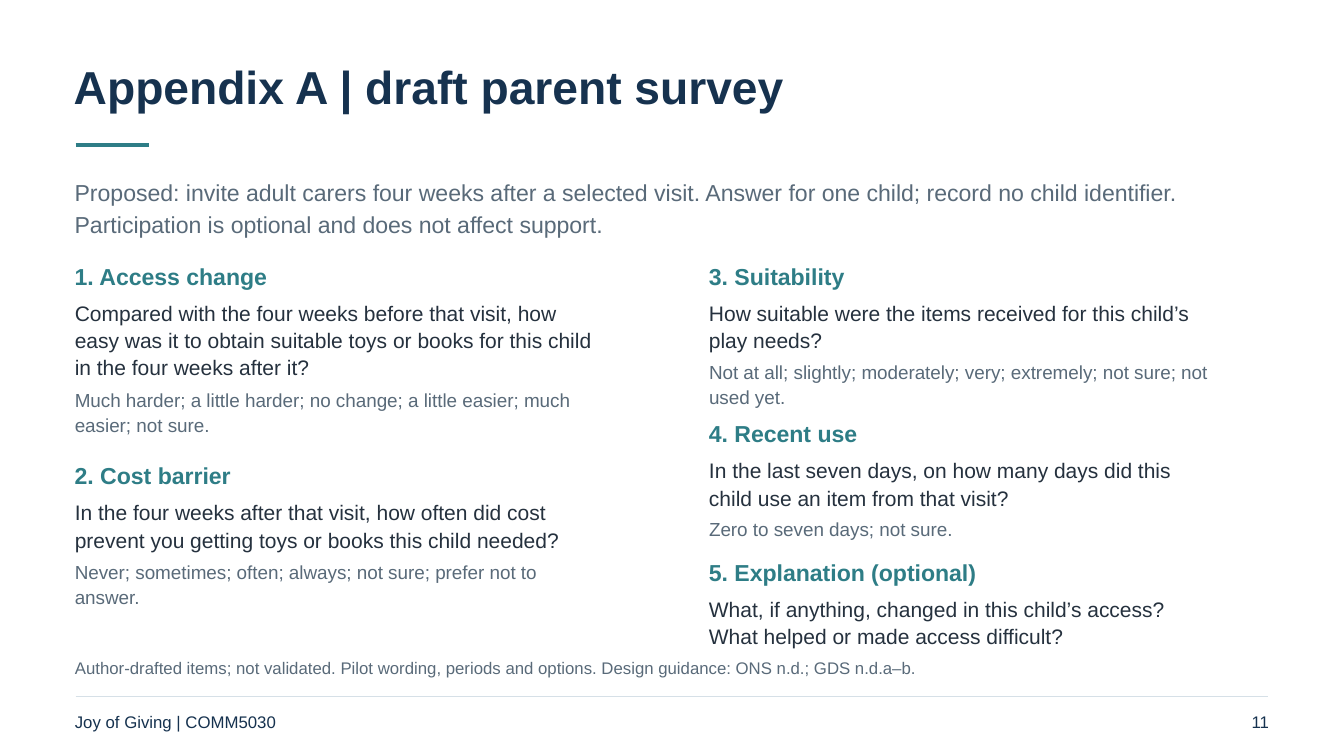
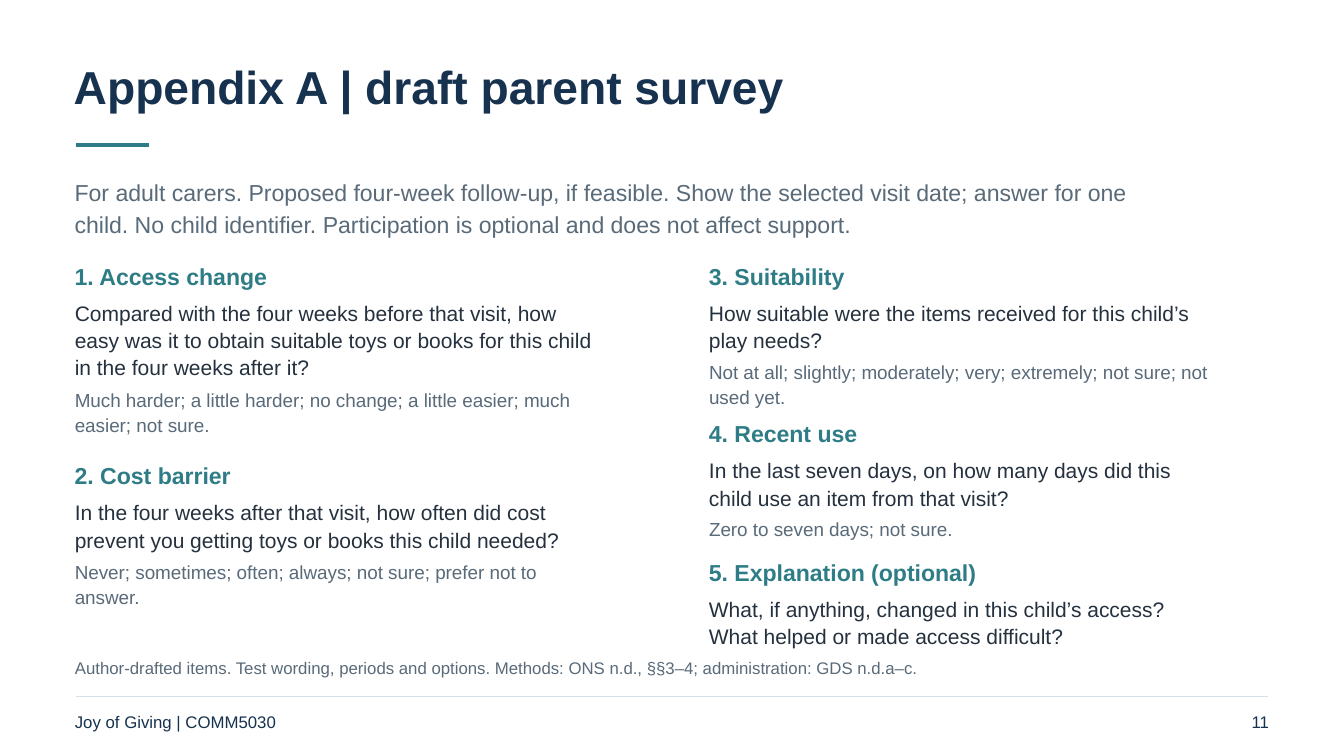
Before and after one commit to Estherx531/Comm5030, a slide deck: slide 11 of deliverables/assessment-2/A2_Presentation.pptx. Drawn at 1344x756 pixels with LibreOffice and Linux fonts; fonts in the diff are those of the drawing. Boxes give left, top, right and bottom in pixels: in the first picture for what was removed or moved away, otherwise in the second. Text is boxed around its words. In the diff, an @@ line names an element or a change of style, - is before the commit and + after.

```diff
--- a/deliverables/assessment-2/A2_Presentation.pptx
+++ b/deliverables/assessment-2/A2_Presentation.pptx
@@ text at (75, 184, 1126, 238): text changed @@
-Proposed: invite adult carers four weeks after a selected visit. Answer for one child; record no child identifier.
-Participation is optional and does not affect support.
+For adult carers. Proposed four-week follow-up, if feasible. Show the selected visit date; answer for one
+child. No child identifier. Participation is optional and does not affect support.
@@ text at (75, 662, 917, 678): text changed @@
-Author-drafted items; not validated. Pilot wording, periods and options. Design guidance: ONS n.d.; GDS n.d.a–b.
+Author-drafted items. Test wording, periods and options. Methods: ONS n.d., §§3–4; administration: GDS n.d.a–c.
```
Also in this commit, not shown: 5 other slides changed, 5 slides added, 5 slides removed, 5 other files.
